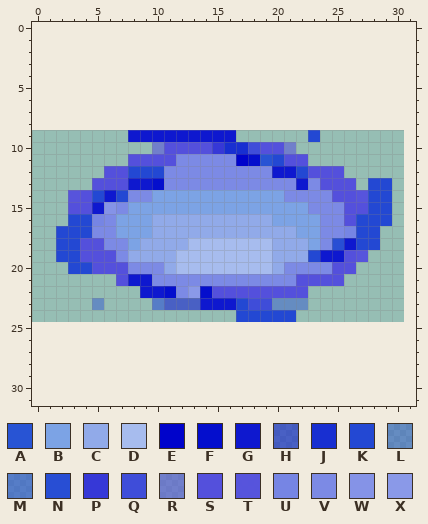
A pixel-art sprite gets an edit: core/assets/map/img/endportal.png. That is the earlier state.
The file is 32x16 pixels. Pixels under 10% opacity are left out. Colours within 5 levels of each other are drawn and written as one. The old version is drawn lined up with the new one, on the new canvas.
Palette (. is transparent): A #2854d4  B #7ca3e5  C #91aae9  D #a7bcee  E #0003cb  F #040ecd  G #0e18cf  H #0f19d091  J #182fd1  K #2348d3  L #2449d36d  M #254cd591  N #284ed4  P #3638d7  Q #3f4dd9  R #5550dc91  S #5450dc  T #5551ddf8  U #7685e4  V #7c8ae5  W #8593e7  X #8a99e8
Now the later version:
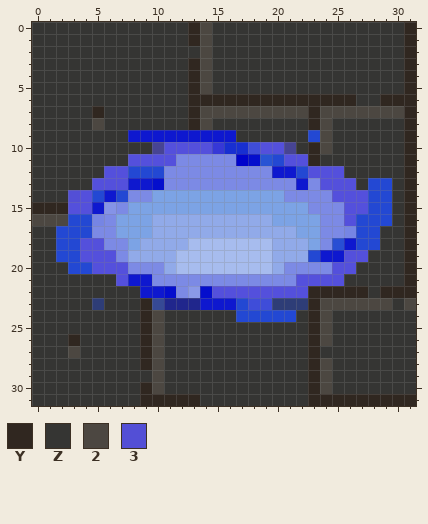
Colours new in this view: Y #302720  Z #353533  2 #4c4741  3 #534fd6
Changes in this commit:
canvas 32x16 -> 32x32, the old top-left corner now at -1,9 (the part of the old canvas that was cut away was empty and is not shown)
@@ palette @@
-H #0f19d091
+H #20268c
-L #2449d36d
+L #2e3d77
-M #254cd591
+M #364995
-R #5550dc91
+R #474493
@@ x 0..31 @@
- 0 ................................
- 1 ................................
- 2 ................................
- 3 ................................
- 4 ................................
- 5 ................................
- 6 ................................
- 7 ................................
- 8 ................................
- 9 ........GGGGGGGGG......K........
-10 ..........RSSSSPJJQSSR..........
-11 ........SSSSVVVVVEFAKSS.........
-12 ......SSKKKVVVVVVVVVGGKSSS......
-13 .....SSSGGFVVVVVVVVVVVGVSSS.KK..
-14 ...TSKGKVVBBBBBBBBBBBVVVVSSTKK..
-15 ...SSGWVBBBBBBBBBBBBBBBVVVSSKK..
-16 ...KKUVBBBCCCCCCCCCCBBBBVVSKKK..
-17 ..KKKVVBBBCCCCCCCCCCCCBBVVUKK...
-18 ..KKSSVVBCCCCDDDDDDDCCCBVNGKK...
-19 ..KKSSSVCCCCDDDDDDDDCCCKGGST....
-20 ...KKSSSVVVCDDDDDDDDCVVVVSS.....
-21 .......SGGVVVVVVVVVVVVSSSS......
-22 .........GGFVXFSSSSSSSS.........
-23 .....L....MHHHGGGKQQLLL.........
-24 .................KKKKK..........
-25 ................................
-26 ................................
-27 ................................
-28 ................................
-29 ................................
-30 ................................
-31 ................................
+ 0 ZZZZZZZZZZZZZY2ZZZZZZZZZZZZZZZZY
+ 1 ZZZZZZZZZZZZZY2ZZZZZZZZZZZZZZZZY
+ 2 ZZZZZZZZZZZZZZ2ZZZZZZZZZZZZZZZZY
+ 3 ZZZZZZZZZZZZZY2ZZZZZZZZZZZZZZZZY
+ 4 ZZZZZZZZZZZZZY2ZZZZZZZZZZZZZZZZY
+ 5 ZZZZZZZZZZZZZY2ZZZZZZZZZZZZZZZZY
+ 6 ZZZZZZZZZZZZZYYYYYYYYYYYYYYZZYYY
+ 7 ZZZZZYZZZZZZZY222222222Y2222222Y
+ 8 ZZZZZ2ZZZZZZZY2ZZZZZZZZY2ZZZZZZY
+ 9 ZZZZZZZZGGGGGGGGGZZZZZZK2ZZZZZZY
+10 ZZZZZZZZZZRSSSSPJJQSSRZY2ZZZZZZY
+11 ZZZZZZZZSSSSVVVVVEFAKSSYZZZZZZZY
+12 ZZZZZZSSKKKVVVVVVVVVGGKSSSZZZZZY
+13 ZZZZZSSSGGFVVVVVVVVVVVGVSSSZKKZY
+14 ZZZ3SKGKVVBBBBBBBBBBBVVVVSSSKKZY
+15 YYYSSGWVBBBBBBBBBBBBBBBVVVSSKKZY
+16 222KKUVBBBCCCCCCCCCCBBBBVVSKKKZY
+17 ZZKKKVVBBBCCCCCCCCCCCCBBVVUKKZZY
+18 ZZKKSSVVBCCCCDDDDDDDCCCBVNGKKZZY
+19 ZZKKSSSVCCCCDDDDDDDDCCCKGGSSZZZY
+20 ZZZKKSSSVVVCDDDDDDDDCVVVVSSZZZZY
+21 ZZZZZZZSGGVVVVVVVVVVVVSSSSZZZZZY
+22 ZZZZZZZZZGGFVXFSSSSSSSSYYYYYZYYY
+23 ZZZZZLZZZYMHHHGGGKQQLLLY222222Z2
+24 ZZZZZZZZZY2ZZZZZZKKKKKZY2ZZZZZZZ
+25 ZZZZZZZZZY2ZZZZZZZZZZZZY2ZZZZZZZ
+26 ZZZYZZZZZY2ZZZZZZZZZZZZY2ZZZZZZZ
+27 ZZZ2ZZZZZY2ZZZZZZZZZZZZYZZZZZZZZ
+28 ZZZZZZZZZY2ZZZZZZZZZZZZY2ZZZZZZZ
+29 ZZZZZZZZZZ2ZZZZZZZZZZZZY2ZZZZZZZ
+30 ZZZZZZZZZY2ZZZZZZZZZZZZY2ZZZZZZZ
+31 ZZZZZZZZZYYYYYZZZZZZZZZYYYYYYYYY
Pixel boxes of the changes (left, top, right, bottom) in both pictures:
changed: (32, 22, 416, 406)
